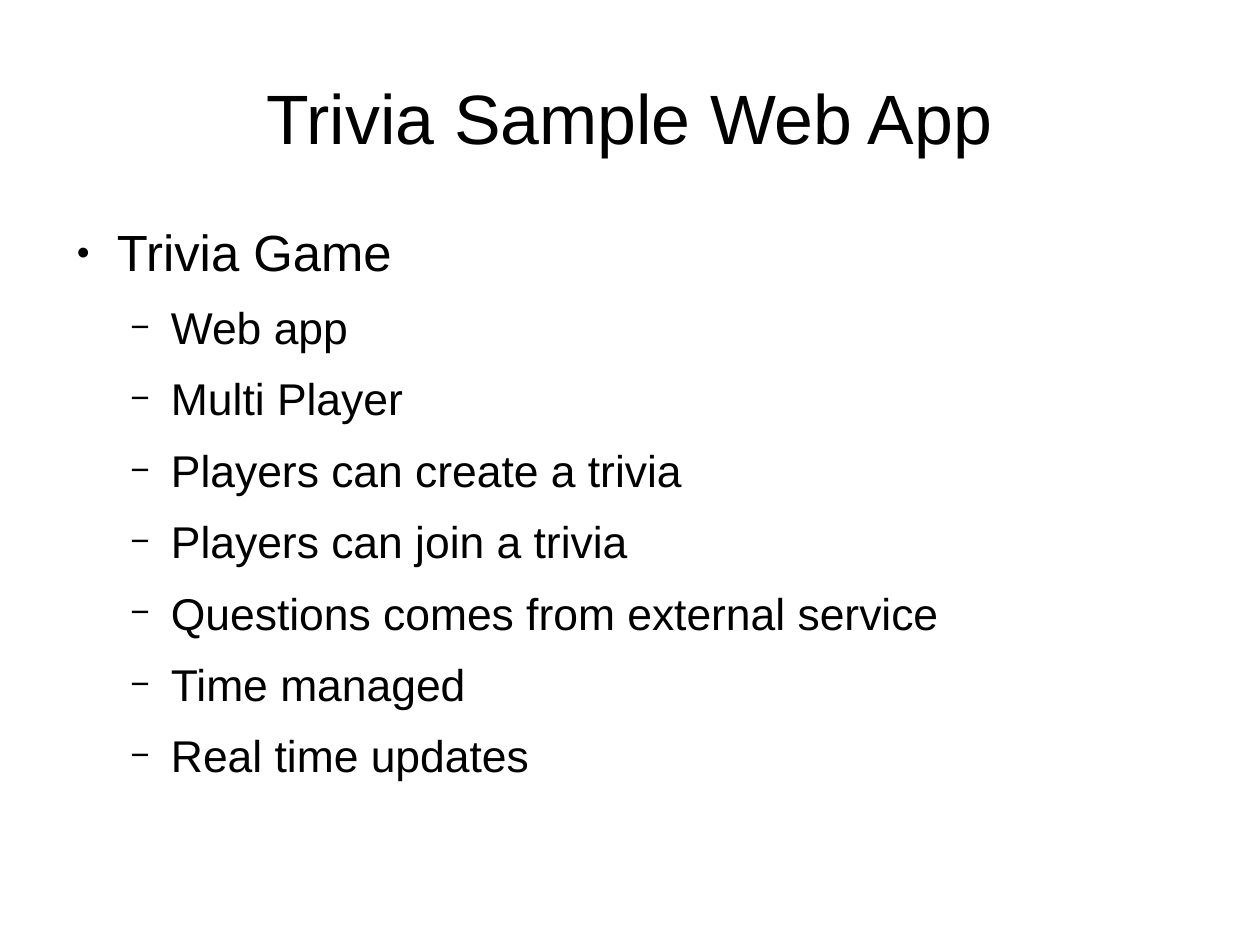
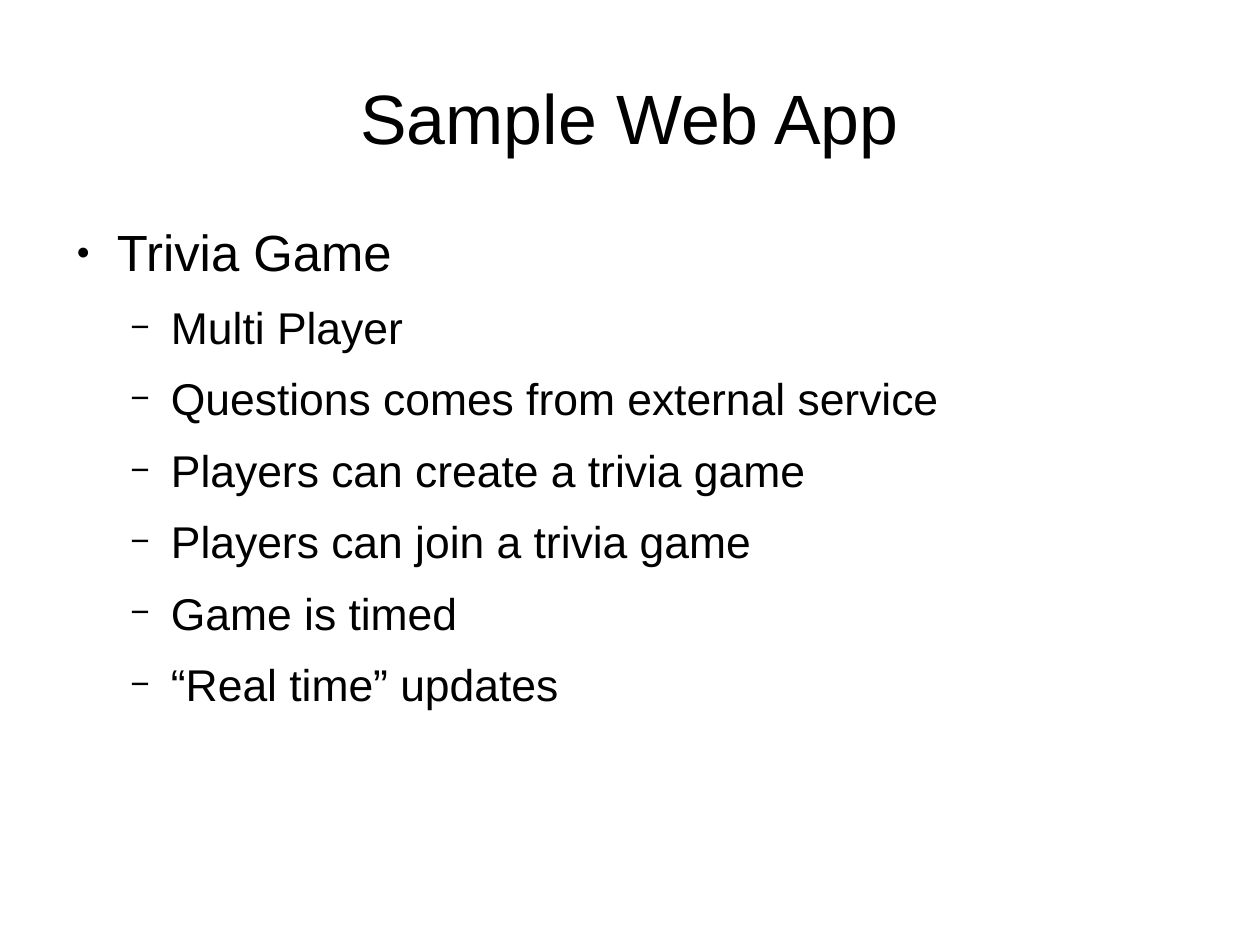
Before and after one commit to ramortegui/talks, a slide deck: slide 5 of odps/elixir-reactive-app.odp (slide 4 before the commit). Drawn at 1260x945 pixels with LibreOffice and Linux fonts; fonts in the diff are those of the drawing. Boxes give left, top, right and bottom in pixels: in the first picture for what was removed or moved away, otherwise in the second. Text is boxed around its words. In the diff, an @@ line names an element or a change of style, - is before the commit and + after.

```diff
--- a/odps/elixir-reactive-app.odp
+++ b/odps/elixir-reactive-app.odp
@@ title at (360, 93, 898, 157): text changed @@
-Trivia Sample Web App
+Sample Web App
@@ text at (171, 311, 348, 353): paragraph removed @@
-  − Web app
@@ text at (171, 454, 682, 567): paragraphs removed @@
-  − Players can create a trivia
-  − Players can join a trivia
@@ text at (171, 454, 805, 710): text changed @@
-  − Time managed
-  − Real time updates
+  − Players can create a trivia game
+  − Players can join a trivia game
+  − Game is timed
+  − “Real time” updates
```
Also in this commit, not shown: 8 other slides changed, 5 slides added, 2 slides removed.
